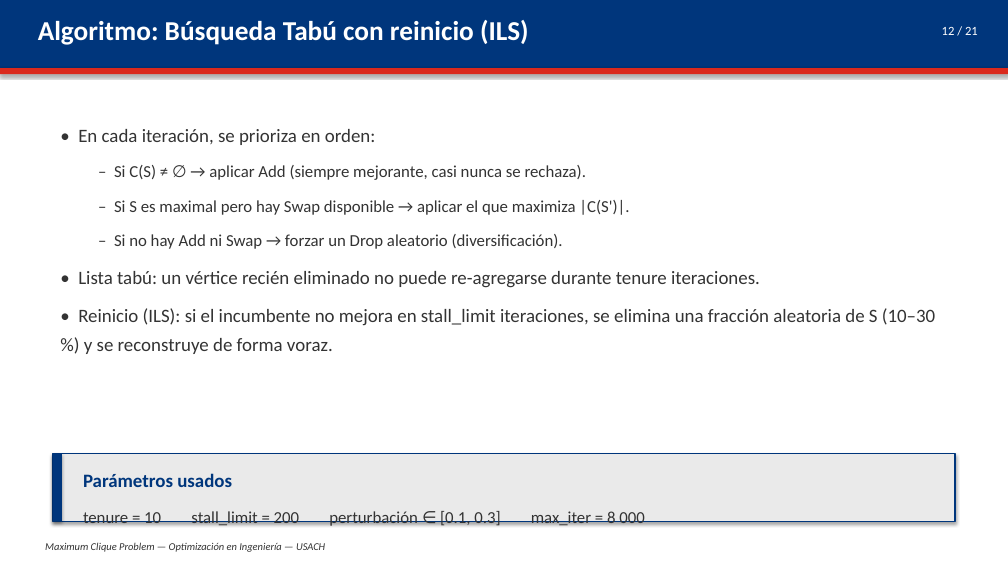
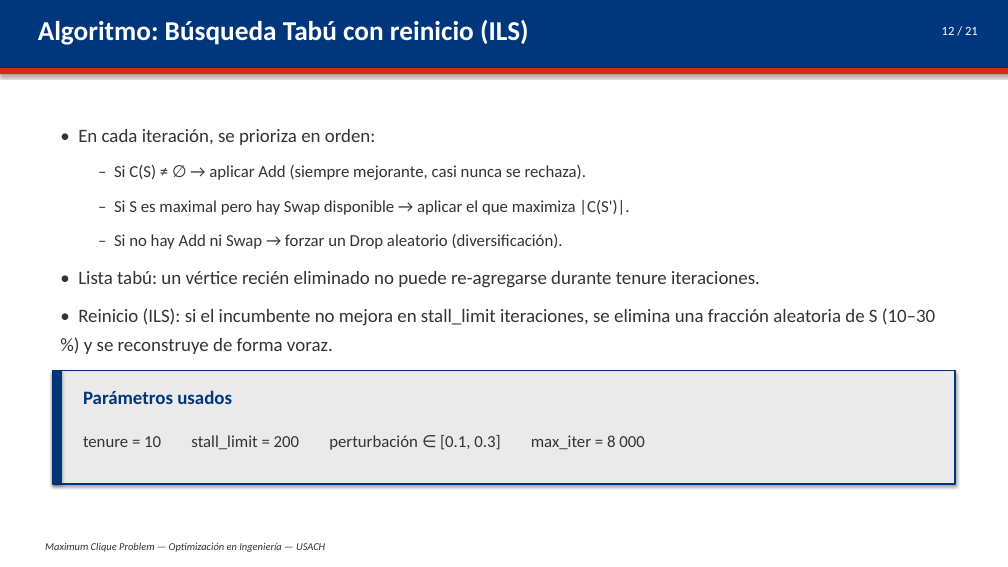
Before and after one commit to dmm-usach/lab-opti, a slide deck: slide 12 of presentacion/Presentacion_MCP.pptx. Drawn at 1008x567 pixels with LibreOffice and Linux fonts; fonts in the diff are those of the drawing. Boxes give left, top, right and bottom in pixels: in the first picture for what was removed or moved away, otherwise in the second. Text is boxed around its words. In the diff, an @@ line names an element or a change of style, - is before the commit and + after.

```diff
--- a/presentacion/Presentacion_MCP.pptx
+++ b/presentacion/Presentacion_MCP.pptx
@@ rectangle: place and size @@
-rectangle at (53,454,955,522)
+rectangle at (53,371,955,484)
@@ rectangle: place and size @@
-rectangle at (53,454,62,522)
+rectangle at (53,371,62,484)
@@ text "Parámetros usados": place and size @@
-text "Parámetros usados" at (83,473,232,487)
+text "Parámetros usados" at (83,390,232,404)
@@ text "tenure = 10 stall_limit = ...": place and size @@
-text "tenure = 10 stall_limit = ..." at (83,511,644,526)
+text "tenure = 10 stall_limit = ..." at (83,435,644,450)
```
Also in this commit, not shown: 6 other slides changed, 1 other file.
